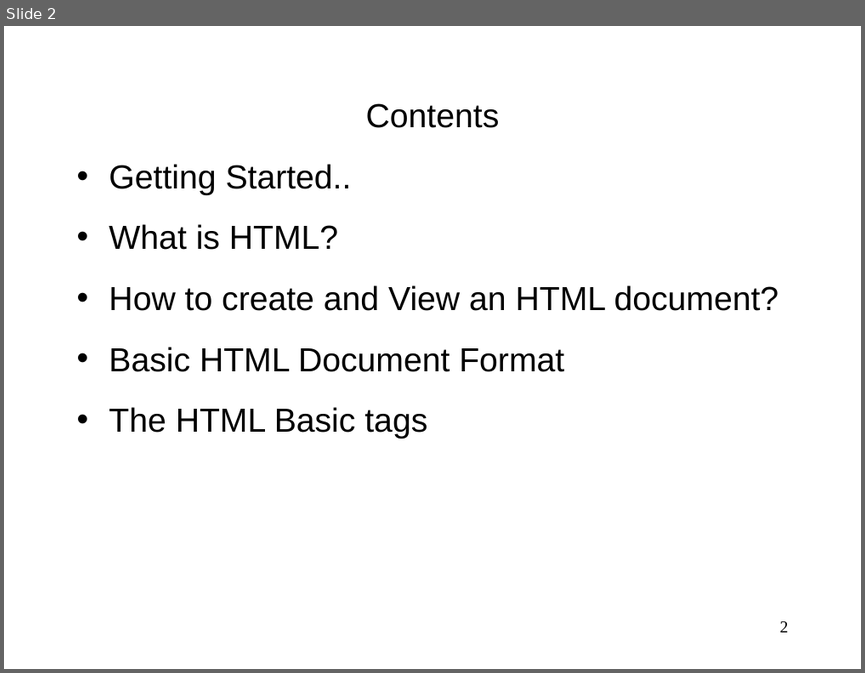
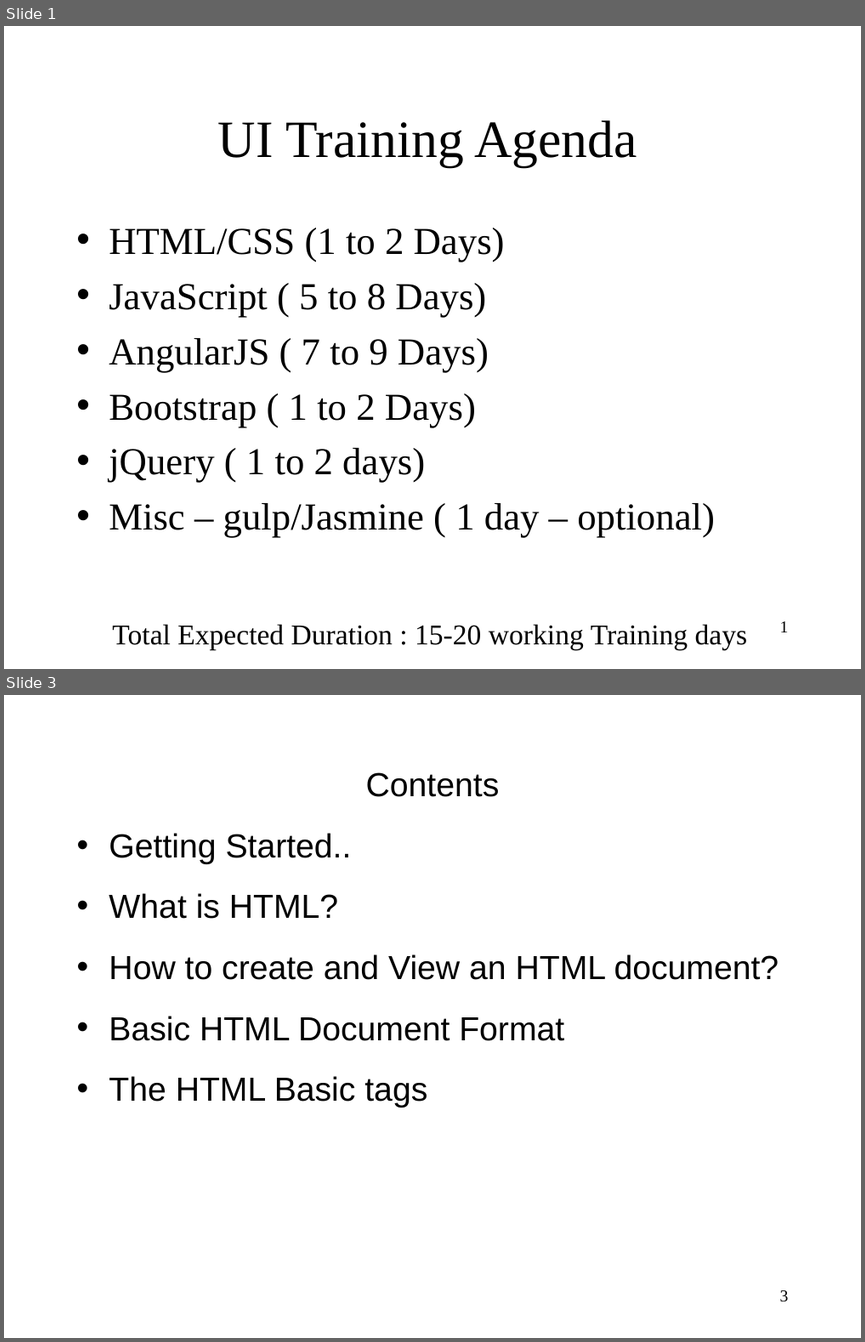
Before and after one commit to praveenreddy534/UI_Training_IPolarity, a slide deck: Day1_03_03_2015/Day1_Html.ppt. Shown one above the other, each under a label of ours: slide 2 before the commit, slides 1 and 3 after it; the slides between them are not shown. The pictures are 865x673 and 865x1342 pixels, drawn with LibreOffice and Linux fonts; fonts in the diff are those of the drawing. Boxes give left, top, right and bottom in pixels: in the first picture for what was removed or moved away, otherwise in the second. Text is boxed around its words. In the diff, an @@ line names an element or a change of style, - is before the commit and + after.

```diff
--- a/Day1_03_03_2015/Day1_Html.ppt
+++ b/Day1_03_03_2015/Day1_Html.ppt
@@ slide 1 added at (4, 26, 861, 669), background #FFFFFF @@
@@ title added at (218, 120, 636, 167), 44 pt, text #000000 @@
+UI Training Agenda
@@ text added at (109, 227, 715, 538), 32 pt, text #000000 @@
+• HTML/CSS (1 to 2 Days)
+• JavaScript ( 5 to 8 Days)
+• AngularJS ( 7 to 9 Days)
+• Bootstrap ( 1 to 2 Days)
+• jQuery ( 1 to 2 days)
+• Misc – gulp/Jasmine ( 1 day – optional)
@@ text added at (112, 624, 748, 650), 24 pt, text #000000 @@
+Total Expected Duration : 15-20 working Training days
@@ page number added at (780, 621, 789, 632), 14 pt, text #000000 @@
+1
@@ what was slide 2 is now slide 3 @@
@@ page number at (780, 1290, 789, 1302): text changed @@
-2
+3
```
Also in this commit, not shown: 2 other files.
